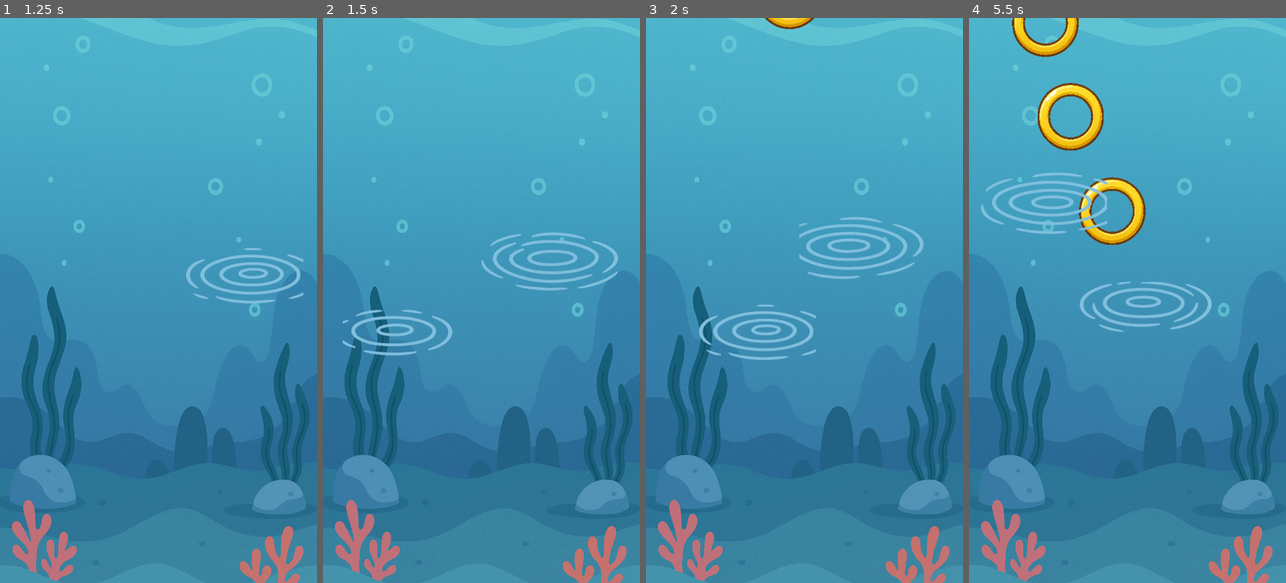
Above: before the commit, frames 1-4 (left to right).
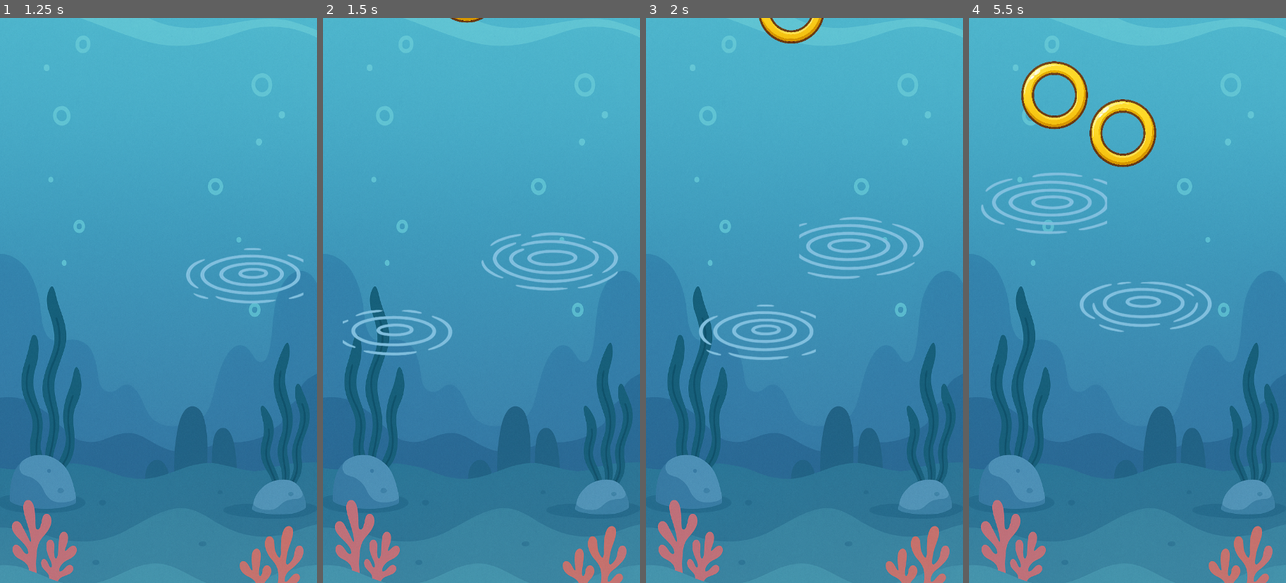
Above: after the commit, the same moments.

Repository: ericso/aqua-launch
Game: Godot game, scene res://main.tscn
Same seed, same stepped clock (60 frames per second), same inputs: the game is played once before the commit and once after it.
Inputs (mouse positions are in pixels of both pictures, inside the frame that each line leads up to):
- Up to frame 1 (1.25 s): tap Enter at 0.5 s; move the mouse to (228, 272) at 0.52 s; click (228, 272) at 0.67 s
- Up to frame 2 (1.5 s): move the mouse to (418, 328) at 1.27 s; click (418, 328) at 1.42 s
- Up to frame 3 (2 s): no input
- Up to frame 4 (5.5 s): move the mouse to (1159, 176) at 2.02 s; click (1159, 176) at 2.17 s; move the mouse to (1111, 413) at 2.77 s; click (1111, 413) at 2.92 s; move the mouse to (1222, 385) at 3.52 s; click (1222, 385) at 3.67 s; move the mouse to (1032, 215) at 4.27 s; click (1032, 215) at 4.42 s; move the mouse to (1143, 300) at 5.02 s; click (1143, 300) at 5.17 s

Frame 1 is identical in both runs. In frame 2, less than 0.1% of the frame differs, in the area x 40-51%, y 0-1%; in frame 3, 0.7%; in frame 4, 5.2%, in the area x 13-60%, y 0-41%.

Commit message:
tweak physics impulse numbers, re-work spawn rate to be dependent on on-screen rings

Diff:
--- a/main.gd
+++ b/main.gd
@@ -5,13 +5,35 @@
 
 var spawn_timer := 0.0
 
-@export var spawn_interval := 1.5 # seconds
+# spawn rate of rings is dependent on the number of rings on screen
+# more rings on screen increases the spawn interval
+@export var spawn_interval := 1.0 # default spawn rate in seconds
+@export var base_interval := 1.0
+@export var interval_per_ring := 3.0
+@export var max_interval := 10.0
+
+@export var nudge_force = 100000
+var min_nudge_force = 0
+var max_nudge_force = nudge_force / 2
 
 func _process(delta: float) -> void:
 	spawn_timer += delta
+
+	var visible_ring_count = get_visible_ring_count()
+	spawn_interval = clamp(base_interval + (visible_ring_count * interval_per_ring), base_interval, max_interval)
+
 	if spawn_timer >= spawn_interval:
-		spawn_timer = 0;
+		spawn_timer = 0
 		spawn_ring()
+
+func get_visible_ring_count() -> int:
+	var count := 0
+	var viewport_rect := get_viewport().get_visible_rect()
+
+	for ring in get_tree().get_nodes_in_group("rings"):
+		if ring is Node2D and viewport_rect.has_point(ring.global_position):
+			count += 1
+	return count
 
 func spawn_ring():
 	var ring = ring_scene.instantiate()
@@ -36,5 +58,5 @@
 			var distance = dir.length()
 			if distance == 0:
 				continue
-			var force = clamp(5000 / distance, 50, 600)  # Inverse falloff
+			var force = clamp(nudge_force / distance, min_nudge_force, max_nudge_force)  # Inverse falloff
 			ring.apply_impulse(dir.normalized() * force)
--- a/ring.gd
+++ b/ring.gd
@@ -1,11 +1,12 @@
 extends RigidBody2D
 
-@export var floating_damp := 6.5 # damping to simulate water resistance
+@export var floating_damp := 4 # damping to simulate water resistance
 
 func _process(delta) -> void:
 	if position.y > 1400:
 		queue_free()
 
 func _ready():
+	gravity_scale = 0.6
 	linear_damp = floating_damp
 	angular_damp = floating_damp
